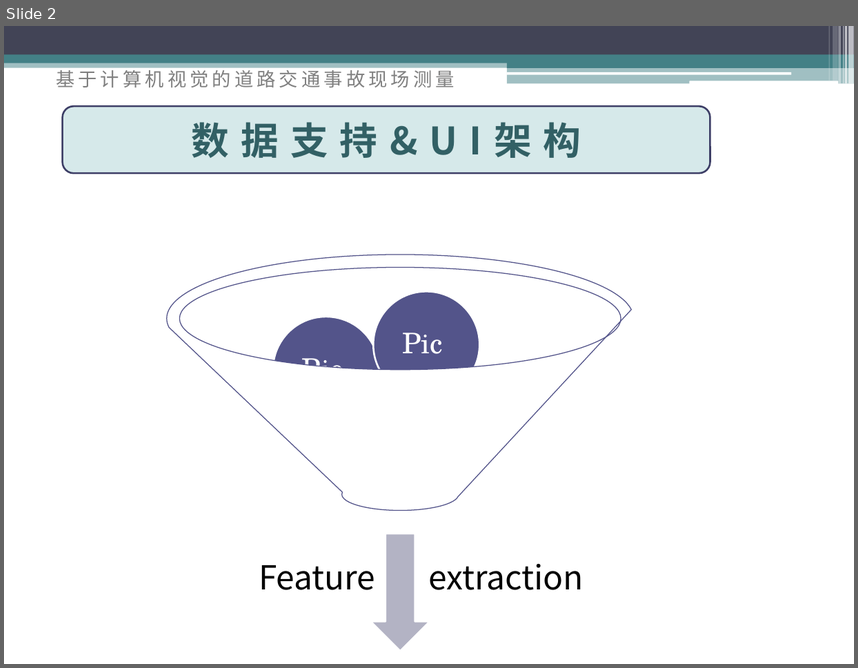
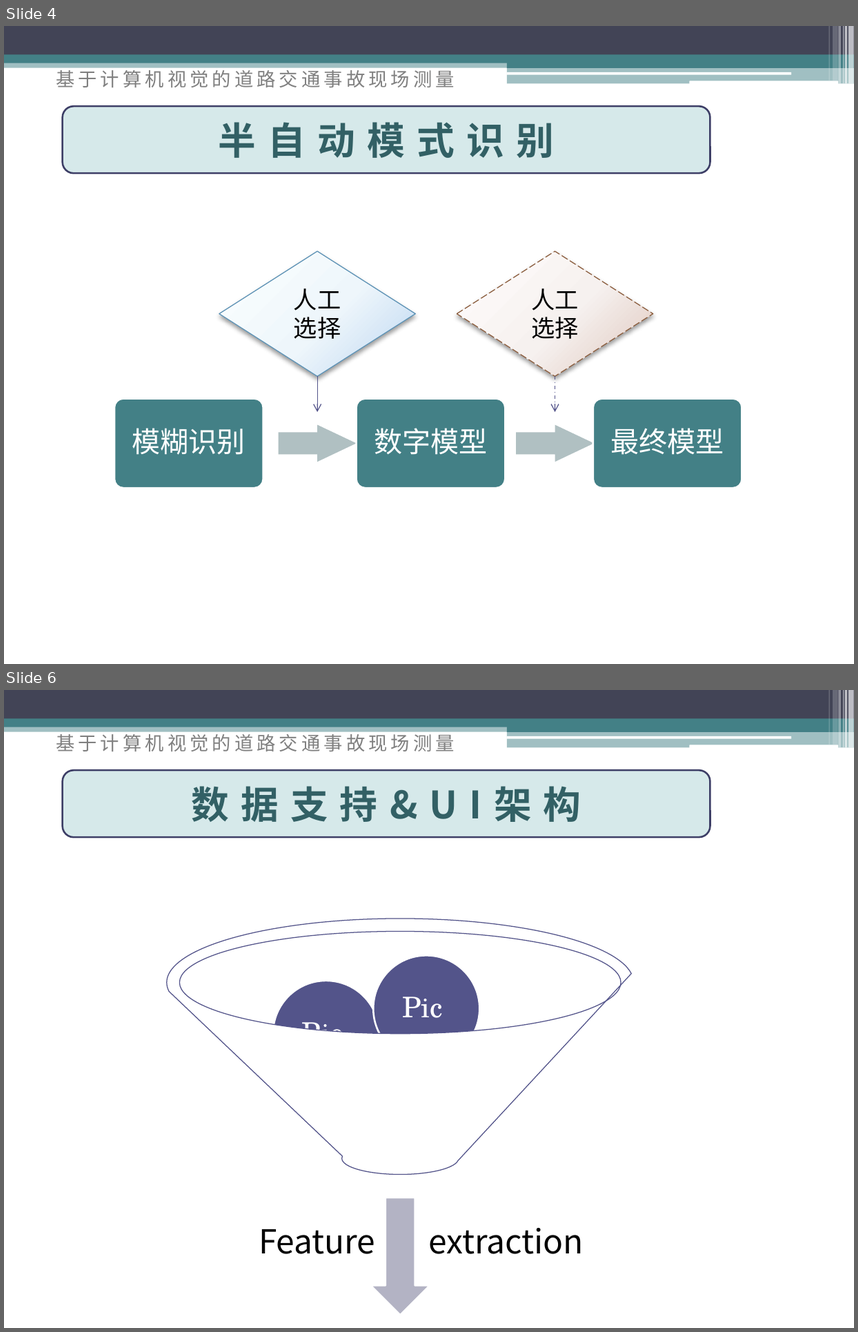
Before and after one commit to Zephor5/asta-tju, a slide deck: doc/项目架构.pptm. Shown one above the other, each under a label of ours: slide 2 before the commit, slides 4 and 6 after it; the slides between them are not shown. The pictures are 858x668 and 858x1332 pixels, drawn with LibreOffice and Linux fonts; fonts in the diff are those of the drawing. Boxes give left, top, right and bottom in pixels: in the first picture for what was removed or moved away, otherwise in the second. Text is boxed around its words. In the diff, an @@ line names an element or a change of style, - is before the commit and + after.

```diff
--- a/doc/项目架构.pptm
+++ b/doc/项目架构.pptm
@@ slide 4 added at [4,26,854,664], background #FFFFFF; not listed: 13 template elements that a slide beside it also shows @@
@@ text added at [56,67,455,87], 16 pt, text #808080 @@
+基于计算机视觉的道路交通事故现场测量
@@ rounded rectangle added at [63,106,711,173], fill #D6E9EA, outline #3D3E66 1.5 pt, 32 pt, text #326065, bold @@
+半自动模式识别
@@ diamond added at [219,251,415,377], fill gradient #FEFEFF to #EFF5FB to #BAD8F2, outline #5C92B5 0.75 pt, 20 pt, text #000000 @@
+人工
+选择
@@ diamond added at [457,251,653,377], fill gradient #FEFEFE to #F7F2EF to #DFC7BD, outline #8B5D3D 0.75 pt dashed, 20 pt, text #000000 @@
+人工
+选择
@@ arrow added from (318, 377) to (318, 412), #53548A 0.75 pt @@
@@ arrow added from (555, 377) to (555, 412), #53548A 0.75 pt dashed @@
@@ freeform shape added at [114,399,263,488], fill #438086, outline #FFFFFF 1.5 pt, 24 pt, text #FFFFFF @@
+模糊识别
@@ freeform shape added at [356,399,505,488], fill #438086, outline #FFFFFF 1.5 pt, 24 pt, text #FFFFFF @@
+数字模型
@@ freeform shape added at [593,399,742,488], fill #438086, outline #FFFFFF 1.5 pt, 24 pt, text #FFFFFF @@
+最终模型
@@ freeform shape added at [279,425,357,461], fill #B0C0C3 @@
@@ freeform shape added at [516,425,594,461], fill #B0C0C3 @@
@@ what was slide 2 is now slide 6 @@
```
Also in this commit, not shown: 1 slide changed, 3 other slides added, 2 other files.
